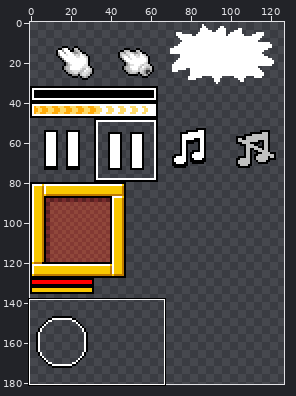
A sprite sheet gets an edit: happydash.gmx/sprites/images/spriteHud_0.png. The picture above shows the old version from afar; the outline marks the close-up.
Close-up. Before:
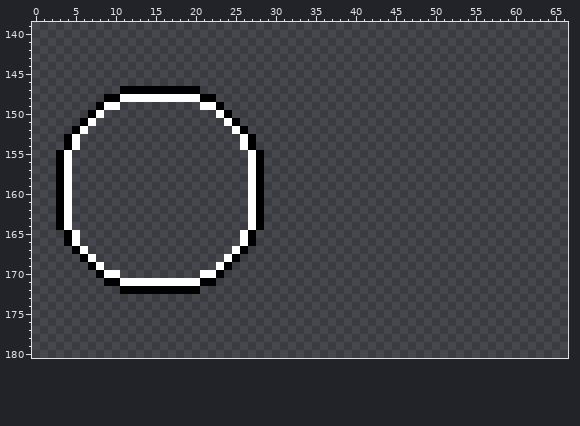
The file is 128x288 pixels. Shown: x 0..66, y 139..180. The wide view leaves out empty margins.
After the commit:
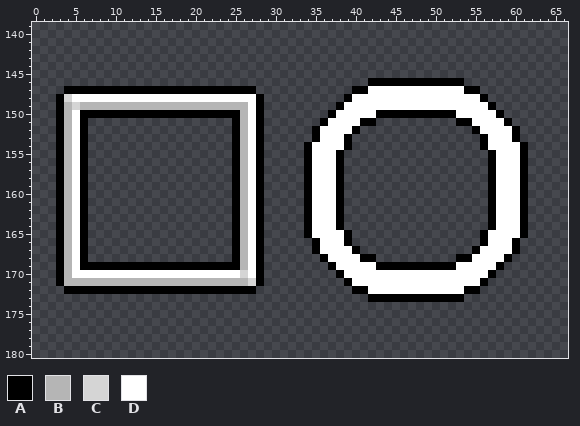
Palette (. is transparent): A #000000  B #b5b5b5  C #d5d5d5  D #ffffff
Change:
@@ x 0..66 @@
 145 ...................................................................
-146 ...................................................................
-147 ...........AAAAAAAAAA..............................................
-148 .........AADDDDDDDDDDAA............................................
-149 ........ADD..........DDA...........................................
-150 .......AD..............DA..........................................
-151 ......AD................DA.........................................
-152 .....AD..................DA........................................
-153 ....AD....................DA.......................................
-154 ....AD....................DA.......................................
-155 ...AD......................DA......................................
-156 ...AD......................DA......................................
-157 ...AD......................DA......................................
-158 ...AD......................DA......................................
-159 ...AD......................DA......................................
-160 ...AD......................DA......................................
-161 ...AD......................DA......................................
-162 ...AD......................DA......................................
-163 ...AD......................DA......................................
-164 ...AD......................DA......................................
-165 ....AD....................DA.......................................
-166 ....AD....................DA.......................................
-167 .....AD..................DA........................................
-168 ......AD................DA.........................................
-169 .......AD..............DA..........................................
-170 ........ADD..........DDA...........................................
-171 .........AADDDDDDDDDDAA............................................
-172 ...........AAAAAAAAAA..............................................
-173 ...................................................................
+146 ..........................................AAAAAAAAAAAA.............
+147 ....AAAAAAAAAAAAAAAAAAAAAAAA............AADDDDDDDDDDDDAA...........
+148 ...ACDDDDDDDDDDDDDDDDDDDDDDDA..........ADDDDDDDDDDDDDDDDA..........
+149 ...ABCBBBBBBBBBBBBBBBBBBBBBDA.........ADDDDDDDDDDDDDDDDDDA.........
+150 ...ABDAAAAAAAAAAAAAAAAAAAABDA........ADDDDDAAAAAAAAAADDDDDA........
+151 ...ABDA..................ABDA.......ADDDDAA..........AADDDDA.......
+152 ...ABDA..................ABDA......ADDDDA..............ADDDDA......
+153 ...ABDA..................ABDA......ADDDA................ADDDA......
+154 ...ABDA..................ABDA.....ADDDDA................ADDDDA.....
+155 ...ABDA..................ABDA.....ADDDA..................ADDDA.....
+156 ...ABDA..................ABDA.....ADDDA..................ADDDA.....
+157 ...ABDA..................ABDA.....ADDDA..................ADDDA.....
+158 ...ABDA..................ABDA.....ADDDA..................ADDDA.....
+159 ...ABDA..................ABDA.....ADDDA..................ADDDA.....
+160 ...ABDA..................ABDA.....ADDDA..................ADDDA.....
+161 ...ABDA..................ABDA.....ADDDA..................ADDDA.....
+162 ...ABDA..................ABDA.....ADDDA..................ADDDA.....
+163 ...ABDA..................ABDA.....ADDDA..................ADDDA.....
+164 ...ABDA..................ABDA.....ADDDA..................ADDDA.....
+165 ...ABDA..................ABDA.....ADDDDA................ADDDDA.....
+166 ...ABDA..................ABDA......ADDDA................ADDDA......
+167 ...ABDA..................ABDA......ADDDDA..............ADDDDA......
+168 ...ABDA..................ABDA.......ADDDDAA..........AADDDDA.......
+169 ...ABDAAAAAAAAAAAAAAAAAAAABDA........ADDDDDAAAAAAAAAADDDDDA........
+170 ...ABDDDDDDDDDDDDDDDDDDDDDCDA.........ADDDDDDDDDDDDDDDDDDA.........
+171 ...ABBBBBBBBBBBBBBBBBBBBBBBCA..........ADDDDDDDDDDDDDDDDA..........
+172 ....AAAAAAAAAAAAAAAAAAAAAAAA............AADDDDDDDDDDDDAA...........
+173 ..........................................AAAAAAAAAAAA.............
 174 ...................................................................
Changed places in both close-ups, as pixel boxes (x1, y1, x2, y2):
added: (304, 78, 528, 302)
changed: (56, 86, 264, 294)
